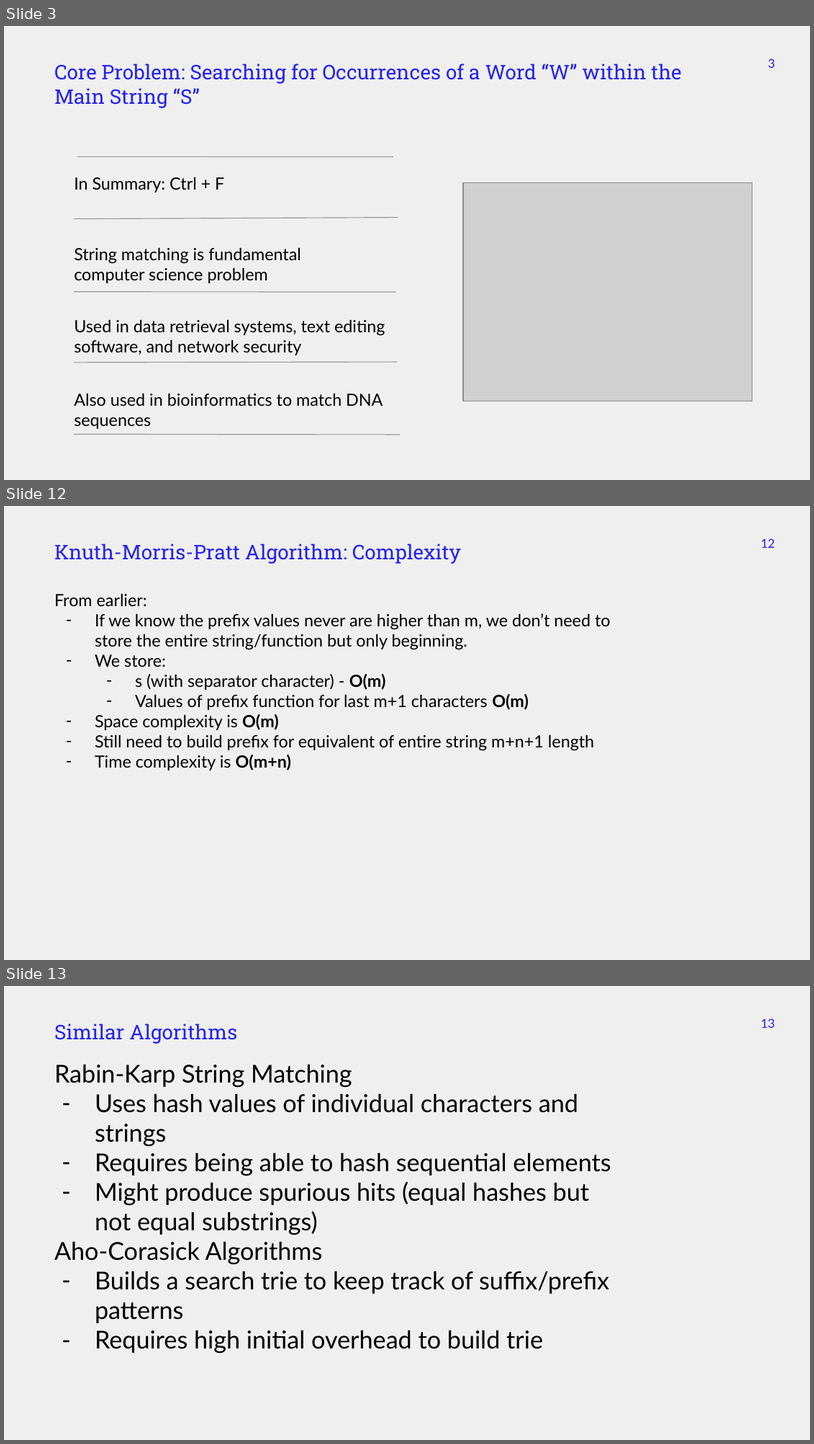
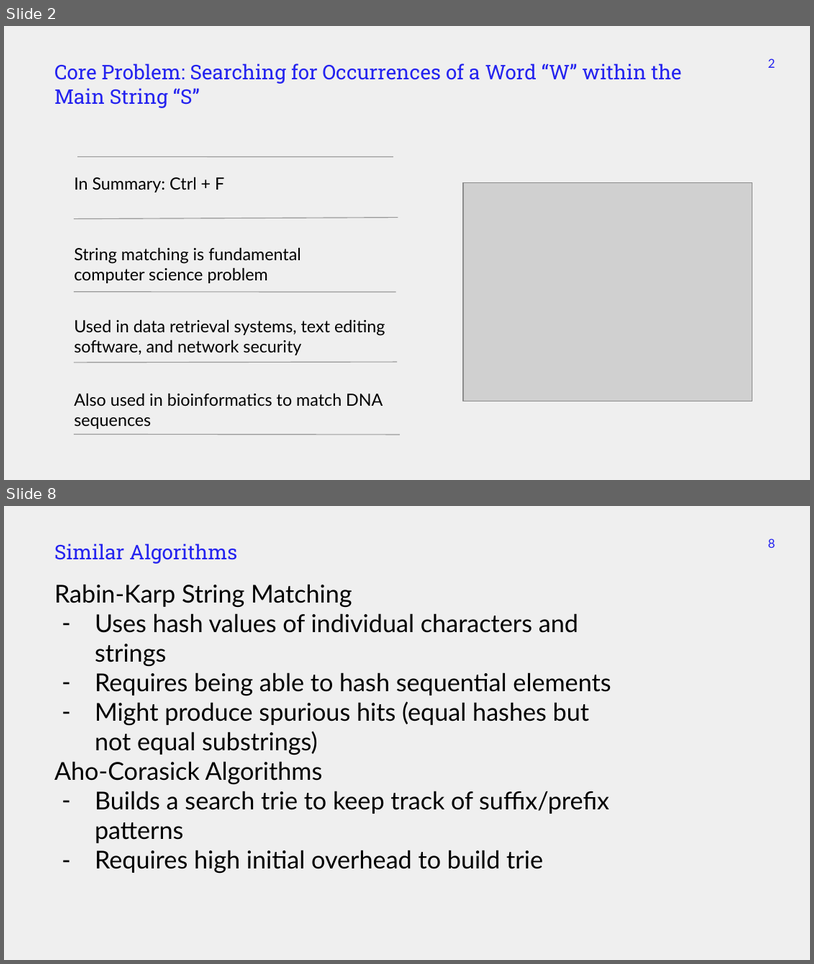
Before and after one commit to markfloryan/advalgo_projects, a slide deck: projects/12-KnuthMorrisPratt/slides/presentation_KMP.pptx. Shown one above the other, each under a label of ours: slides 3, 12 and 13 before the commit, slides 2 and 8 after it; the slides between them are not shown. The pictures are 814x1444 and 814x964 pixels, drawn with LibreOffice and Linux fonts; fonts in the diff are those of the drawing; grey boxes stand for pictures. Boxes give left, top, right and bottom in pixels: in the first picture for what was removed or moved away, otherwise in the second. Text is boxed around its words. In the diff, an @@ line names an element or a change of style, - is before the commit and + after.

```diff
--- a/projects/12-KnuthMorrisPratt/slides/presentation_KMP.pptx
+++ b/projects/12-KnuthMorrisPratt/slides/presentation_KMP.pptx
@@ slide 12 removed at bbox=[4, 506, 810, 960], background #EFEFEF @@
@@ subtitle removed at bbox=[54, 543, 461, 564] @@
-Knuth-Morris-Pratt Algorithm: Complexity
@@ page number removed at bbox=[761, 538, 776, 548] @@
-12
@@ title removed at bbox=[54, 593, 611, 770] @@
-From earlier:
-– If we know the prefix values never are higher than m, we don’t need to store the entire string/function but only beginning.
-– We store:
-  – s (with separator character) - O(m)
-  – Values of prefix function for last m+1 characters O(m)
-– Space complexity is O(m)
-– Still need to build prefix for equivalent of entire string m+n+1 length
-– Time complexity is O(m+n)
@@ what was slide 3 is now slide 2 @@
@@ page number at bbox=[769, 58, 776, 68]: text changed @@
-3
+2
@@ what was slide 13 is now slide 8 @@
@@ page number at bbox=[769, 538, 776, 548]: text changed @@
-13
+8
```
Also in this commit, not shown: 5 slides changed, 5 other slides removed, 1 other file.
